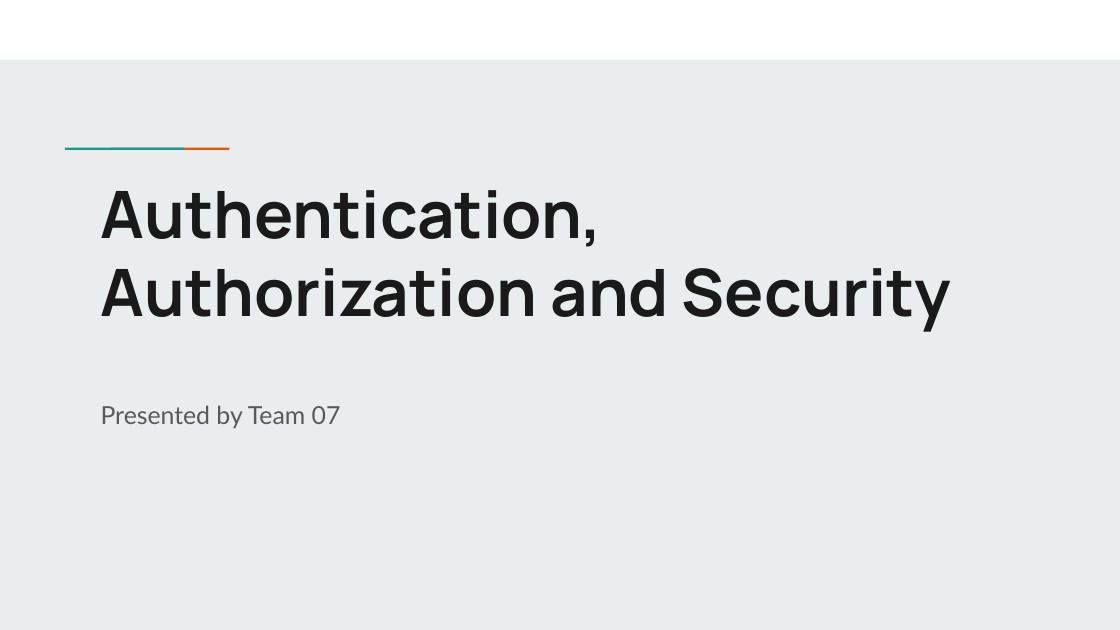
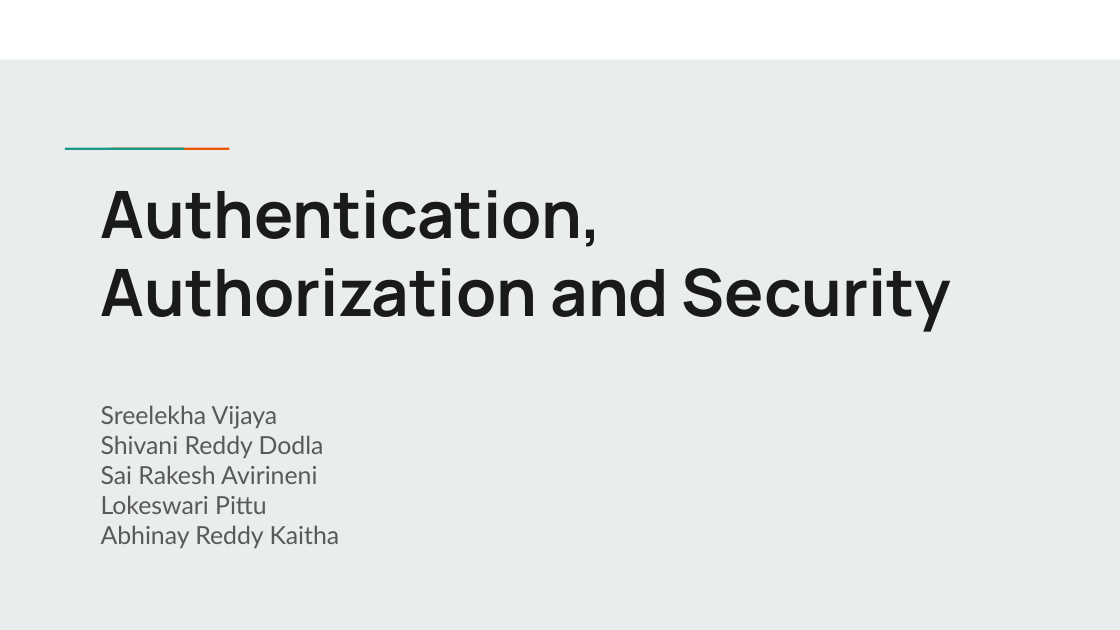
Before and after one commit to LOKESWARIPITTU/WS7, a slide deck: slide 1 of Team07.pptx. Drawn at 1120x630 pixels with LibreOffice and Linux fonts; fonts in the diff are those of the drawing. Boxes give left, top, right and bottom in pixels: in the first picture for what was removed or moved away, otherwise in the second. Text is boxed around its words. In the diff, an @@ line names an element or a change of style, - is before the commit and + after.

```diff
--- a/Team07.pptx
+++ b/Team07.pptx
@@ subtitle at [101, 405, 340, 548]: text changed @@
-Presented by Team 07
+Sreelekha Vijaya
+Shivani Reddy Dodla
+Sai Rakesh Avirineni
+Lokeswari Pittu
+Abhinay Reddy Kaitha
```
